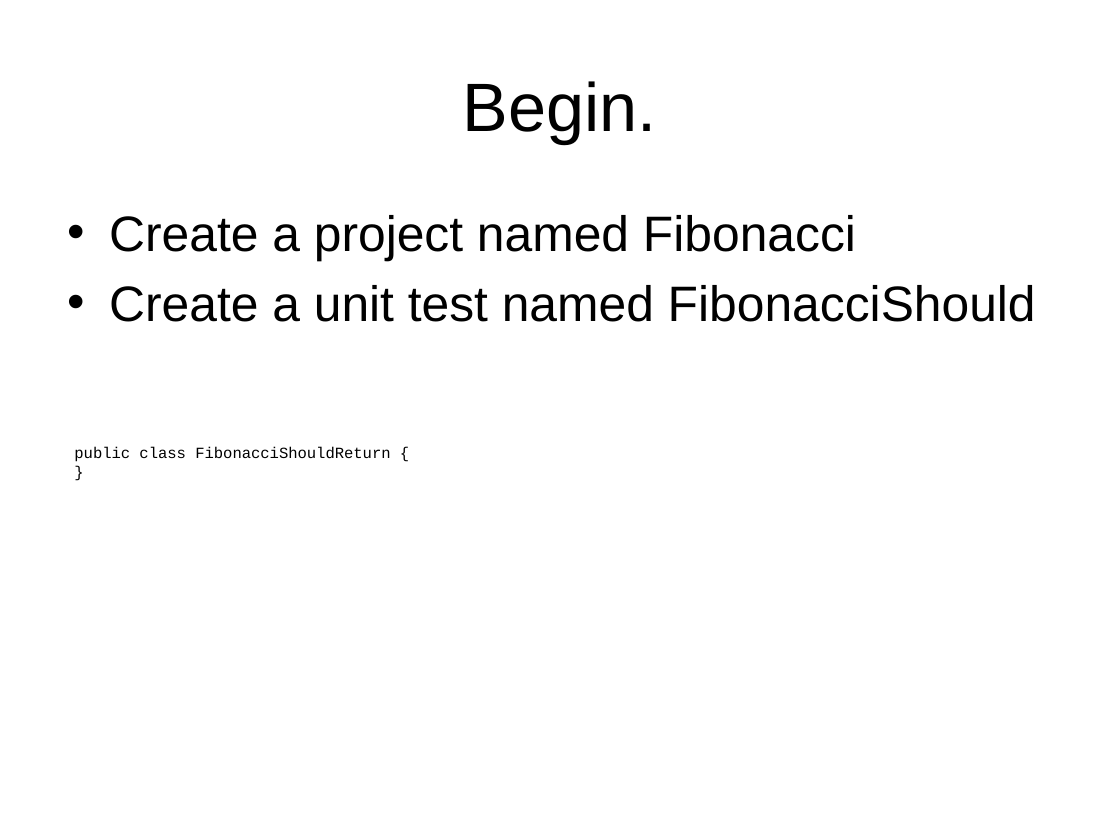
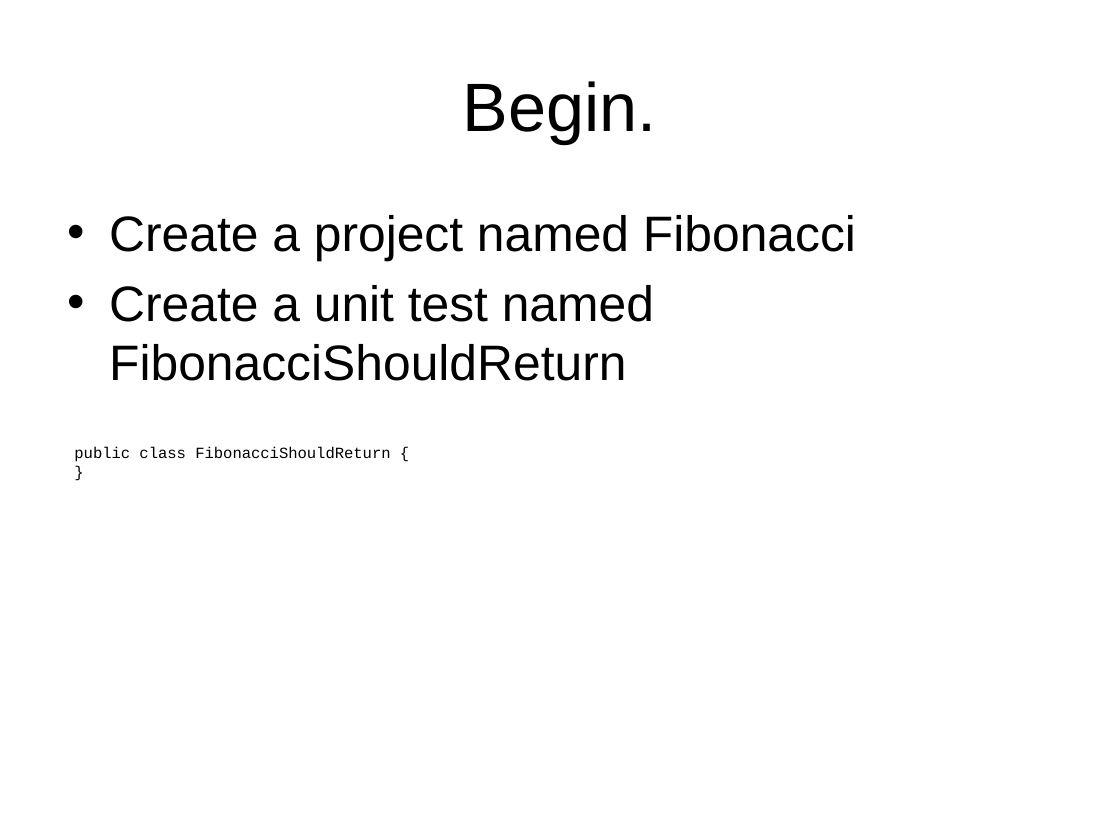
Before and after one commit to Theo3285/Fibonacci, a slide deck: slide 4 of Fibonacci Sequence Kata.pptx. Drawn at 1120x840 pixels with LibreOffice and Linux fonts; fonts in the diff are those of the drawing. Boxes give left, top, right and bottom in pixels: in the first picture for what was removed or moved away, otherwise in the second. Text is boxed around its words. In the diff, an @@ line names an element or a change of style, - is before the commit and + after.

```diff
--- a/Fibonacci Sequence Kata.pptx
+++ b/Fibonacci Sequence Kata.pptx
@@ text at <box>109,285,654,381</box>: text changed @@
-• Create a unit test named FibonacciShould
+• Create a unit test named FibonacciShouldReturn
```
Also in this commit, not shown: 2 other slides changed, 1 other file.
